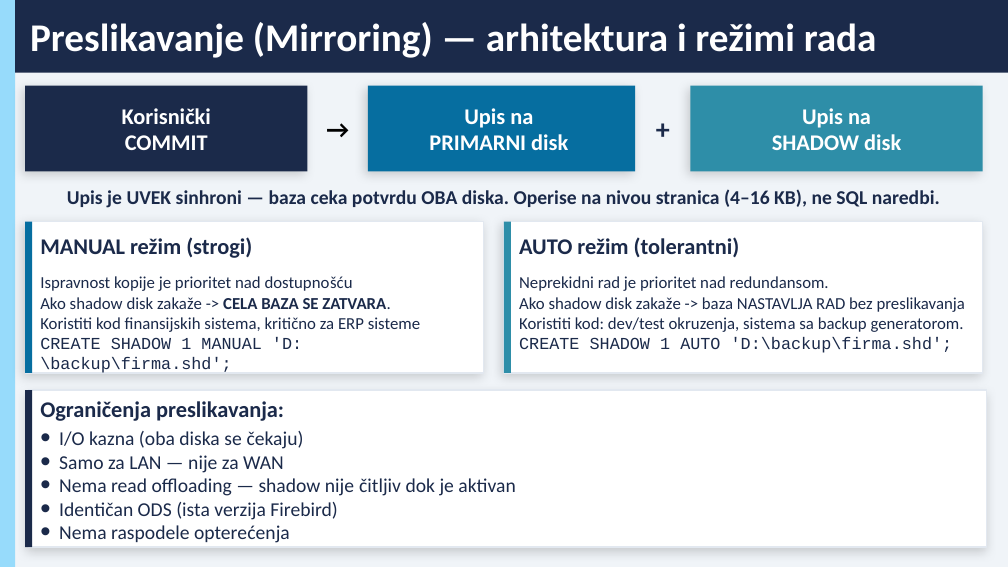
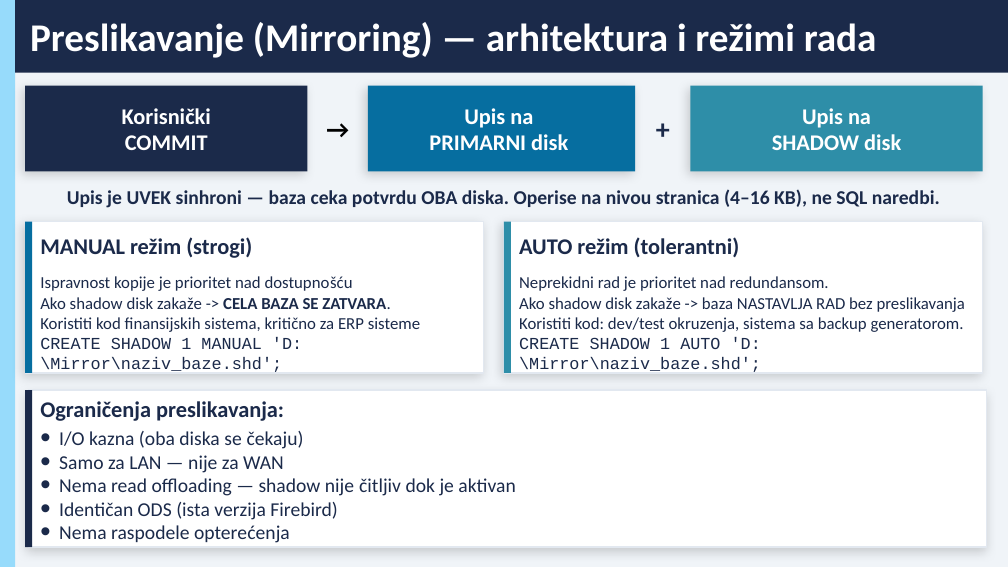
Before and after one commit to jefimija-stamenovic/subp, a slide deck: slide 4 of seminarski-3/Replikacija podataka (replication and mirroring) kod Firebird baze podataka.pptx. Drawn at 1008x567 pixels with LibreOffice and Linux fonts; fonts in the diff are those of the drawing. Boxes give left, top, right and bottom in pixels: in the first picture for what was removed or moved away, otherwise in the second. Text is boxed around its words. In the diff, an @@ line names an element or a change of style, - is before the commit and + after.

```diff
--- a/seminarski-3/Replikacija podataka (replication and mirroring) kod Firebird baze podataka.pptx
+++ b/seminarski-3/Replikacija podataka (replication and mirroring) kod Firebird baze podataka.pptx
@@ text at (x1=40, y1=337, x2=302, y2=375): text changed @@
-CREATE SHADOW 1 MANUAL 'D:\backup\firma.shd';
+CREATE SHADOW 1 MANUAL 'D:\Mirror\naziv_baze.shd';
@@ text at (x1=519, y1=337, x2=761, y2=375): text changed @@
-CREATE SHADOW 1 AUTO 'D:\backup\firma.shd';
+CREATE SHADOW 1 AUTO 'D:\Mirror\naziv_baze.shd';
```
Also in this commit, not shown: 3 other slides changed, 1 other file.
